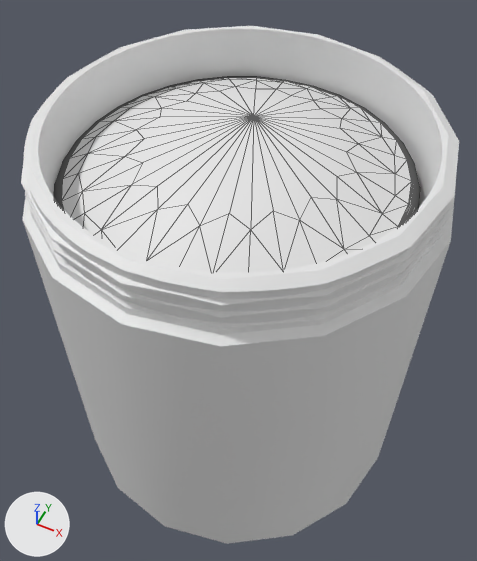
The glTF model jar.glb: old version first, new version second.
Both versions are drawn from a camera (50 mm lens) standing at (2.82, -5.68, 7.6) and looking at (-0.14, 0.25, 0.19). The lights are fixed; the arrows at lower left show +X, +Y and +Z. Mesh edges are drawn as thin lines on the coarser meshes. Where no turn or scale is listed for an object, it has been applied to the vertices.

Objects in the first picture: 'Inner', 'Main'.
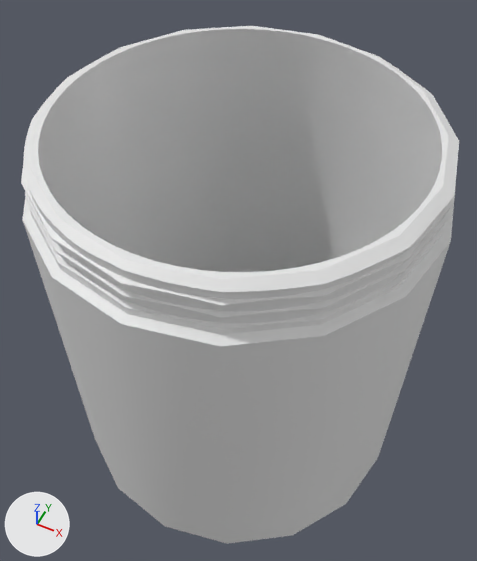
Changed parts and their boxes [x1, y1, x2, y2] in the pictures (477 x 561 px):
'Inner', deleted: before [54, 77, 420, 272]

The change, as a list of edits to the scene's bpy script:
```text
Remove ob_inner:
    ob_inner = bpy.data.objects.new('Inner', me_mesh_0)
    ob_inner.location = (0.01, 0.0, 0.0)
```
